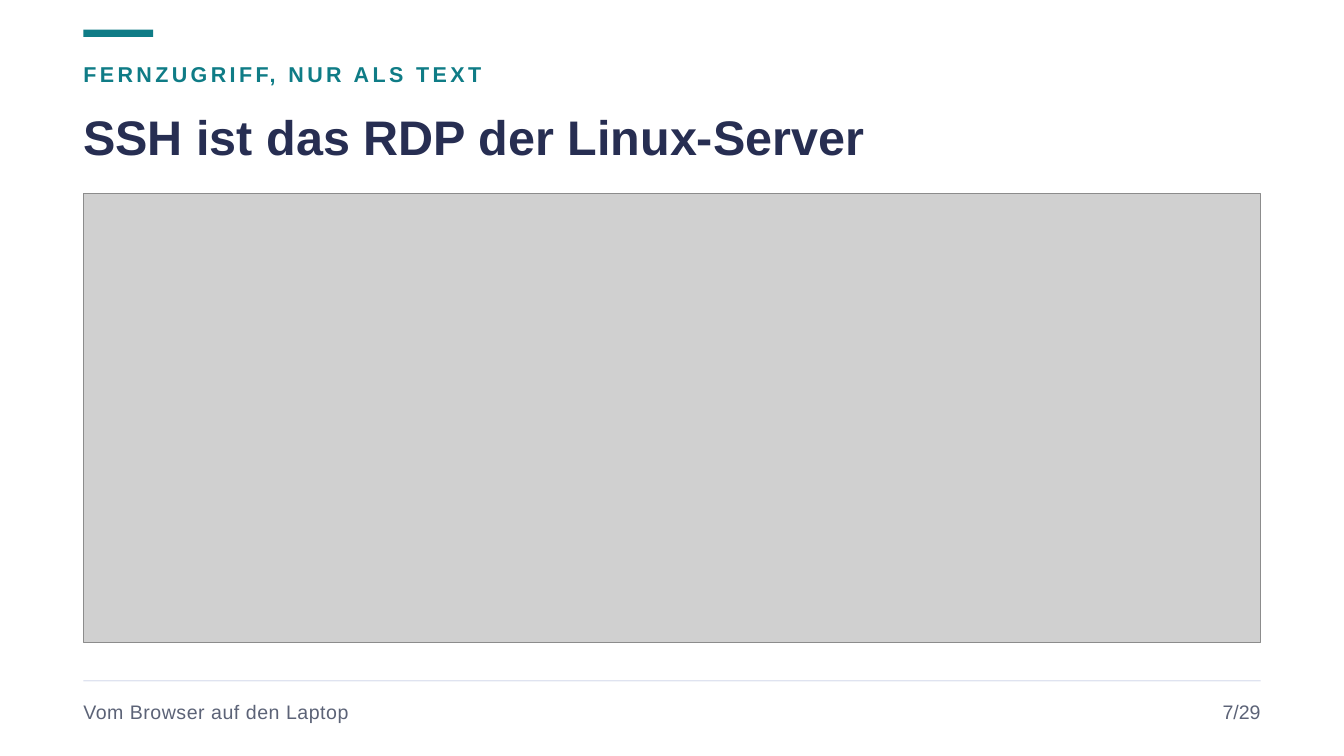
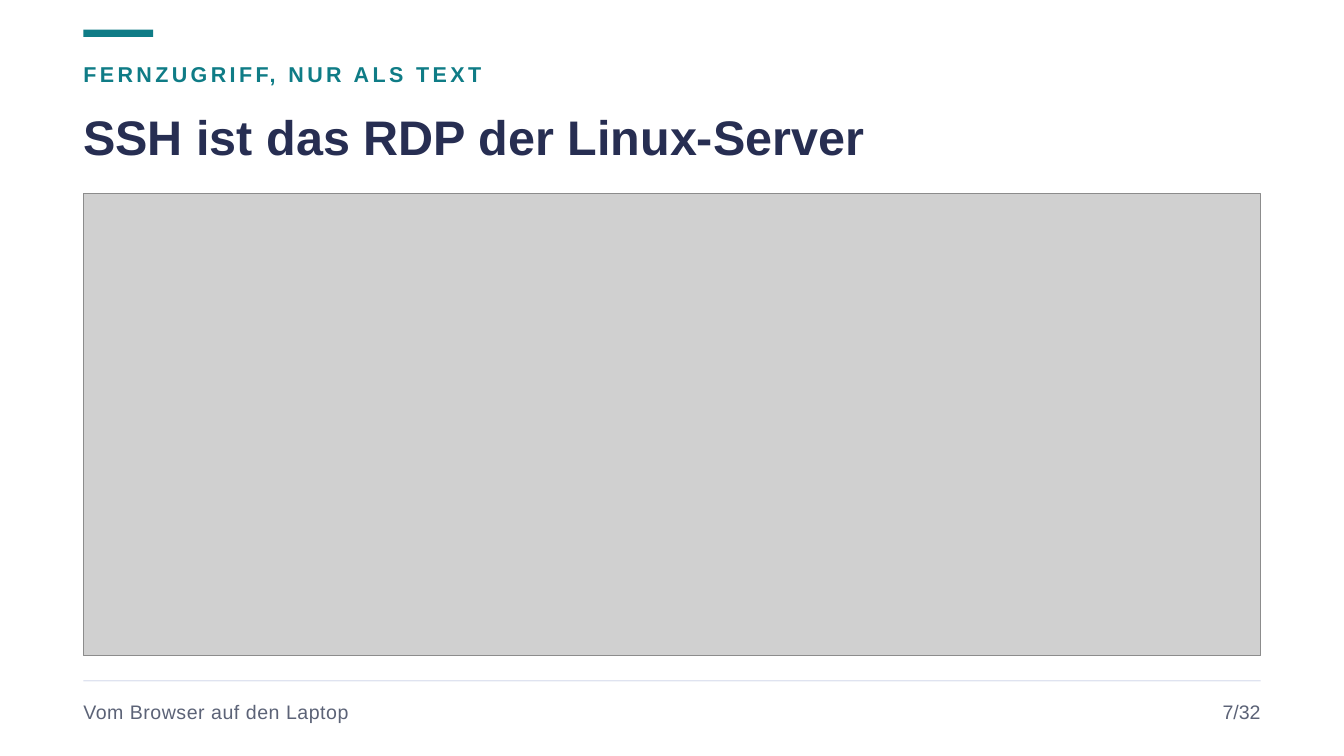
Before and after one commit to JacobMenge/kurs-unterlagen, a slide deck: slide 9 of folien/19-terraform-lokal.pptx. Drawn at 1344x756 pixels with LibreOffice and Linux fonts; fonts in the diff are those of the drawing; grey boxes stand for pictures. Boxes give left, top, right and bottom in pixels: in the first picture for what was removed or moved away, otherwise in the second. Text is boxed around its words. In the diff, an @@ line names an element or a change of style, - is before the commit and + after.

```diff
--- a/folien/19-terraform-lokal.pptx
+++ b/folien/19-terraform-lokal.pptx
@@ picture: place and size @@
-picture at (83, 194, 1261, 642)
+picture at (83, 194, 1261, 656)
@@ text at (1223, 705, 1261, 719): text changed @@
-7/29
+7/32
```
Also in this commit, not shown: 28 other slides changed, 3 slides added, 2 other files.
